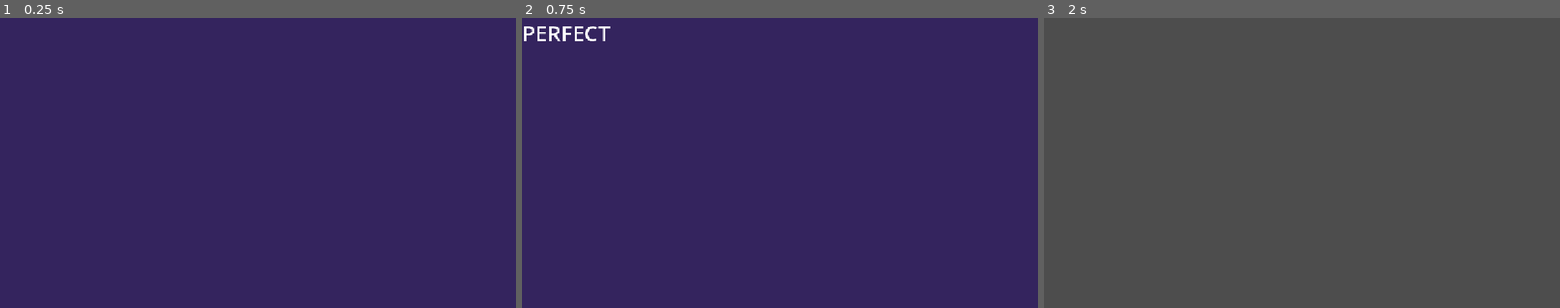
Above: before the commit, frames 1-3 (left to right).
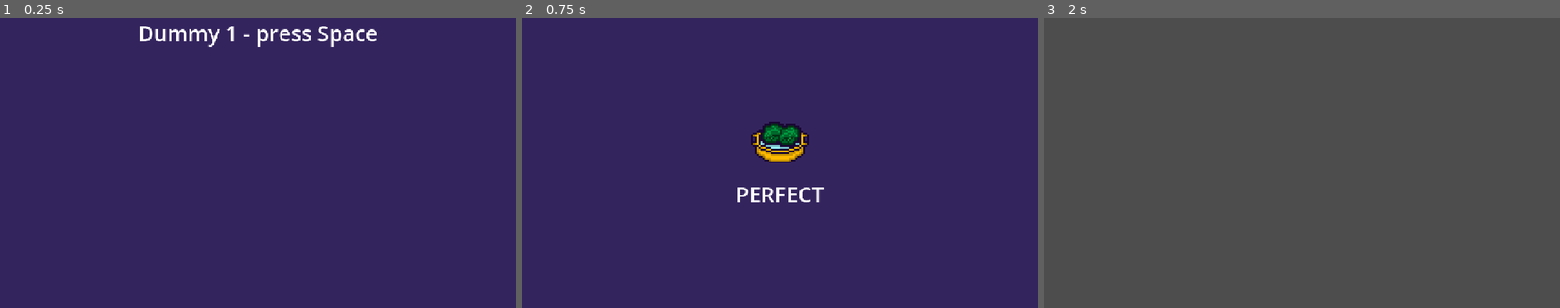
Above: after the commit, the same moments.

Repository: quack-pot/sword_and_sear
Game: Godot game, scene res://scenes/tests/scn_cooking_test.tscn
The game is run twice, just before and just after one commit, with the same random seed, the same clock (stepped at 60 frames per second) and the same inputs. The project has no main scene, so this scene is started directly.
Inputs (mouse positions are in pixels of both pictures, inside the frame that each line leads up to):
- Up to frame 1 (0.25 s): no input
- Up to frame 2 (0.75 s): tap Space (Cook) at 0.5 s; move the mouse to (893, 148) at 0.52 s; hold D (Right) from 0.53 s (still down); hold Space (Cook) from 0.53 s (still down); click (893, 148) at 0.67 s
- Up to frame 3 (2 s): release D (Right) at 1.25 s; release Space (Cook) at 1.25 s; drag from (1198, 177) to (1276, 221) at 1.27 s

The runs differ from the first frame. In frame 1, 1.0% of the frame differs, in the area x 27-73%, y 2-10%; in frame 2, 2.0%, in the area x 0-59%, y 2-64%; in frame 3, nothing differs.

Commit message:
checkpoint: mash step setup

Diff:
--- a/entities/cooking/cooking_minigame.tscn
+++ b/entities/cooking/cooking_minigame.tscn
@@ -47,6 +47,8 @@
 
 [node name="Grade" type="Label" parent="Result" unique_id=1213468722]
 layout_mode = 0
-offset_right = 40.0
-offset_bottom = 23.0
+offset_top = 360.0
+offset_right = 1152.0
+offset_bottom = 430.0
 theme_override_font_sizes/font_size = 48
+horizontal_alignment = 1
--- /dev/null
+++ b/entities/cooking/steps/mash_step.gd
@@ -0,0 +1,9 @@
+extends CookingStep
+
+@export var presses: int = 20
+@export var stages: int = 14
+@export var time_limit: float = 5.0
+
+@onready var head: Sprite2D = $Head
+@onready var leaf: Sprite2D = $Leaf
+@onready var time_Bar: ProgressBar = $TimeBar
--- /dev/null
+++ b/entities/cooking/steps/mash_step.tscn
@@ -0,0 +1,36 @@
+[gd_scene format=3 uid="uid://vi3dxf0t1mdv"]
+
+[ext_resource type="Texture2D" uid="uid://0ey8cdb4hy68" path="res://assets/art/Cabbage Thing/To_shreads_you_say.png" id="1_00oh3"]
+[ext_resource type="Script" uid="uid://bbypetsr4fjfd" path="res://entities/cooking/steps/mash_step.gd" id="1_5p4kx"]
+
+[node name="MashStep" type="Control" unique_id=1578428101]
+layout_mode = 3
+anchors_preset = 15
+anchor_right = 1.0
+anchor_bottom = 1.0
+grow_horizontal = 2
+grow_vertical = 2
+mouse_filter = 2
+script = ExtResource("1_5p4kx")
+
+[node name="Head" type="Sprite2D" parent="." unique_id=1068544353]
+position = Vector2(576, 300)
+scale = Vector2(4, 4)
+texture = ExtResource("1_00oh3")
+hframes = 17
+
+[node name="Leaf" type="Sprite2D" parent="." unique_id=1751804929]
+visible = false
+position = Vector2(576, 300)
+scale = Vector2(4, 4)
+texture = ExtResource("1_00oh3")
+hframes = 17
+frame = 15
+
+[node name="TimeBar" type="ProgressBar" parent="." unique_id=1409493926]
+layout_mode = 0
+offset_left = 376.0
+offset_top = 520.0
+offset_right = 776.0
+offset_bottom = 547.0
+show_percentage = false
--- a/scenes/tests/scn_cooking_test.tscn
+++ b/scenes/tests/scn_cooking_test.tscn
@@ -2,11 +2,21 @@
 
 [ext_resource type="PackedScene" uid="uid://18p8ou3ynbm4" path="res://entities/cooking/cooking_minigame.tscn" id="1_8l6k5"]
 [ext_resource type="Script" uid="uid://bltw88v5xx0sb" path="res://scripts/cooking/dummy_step.gd" id="2_ksadt"]
+[ext_resource type="Texture2D" uid="uid://bftgubbkhtcfx" path="res://assets/art/Cabbage Thing/Cabbage_Rolls.png" id="2_qoxl6"]
 
 [node name="CookingMinigame" unique_id=1442592822 instance=ExtResource("1_8l6k5")]
+dish_texture = ExtResource("2_qoxl6")
 
 [node name="Step1" type="Control" parent="Steps" parent_id_path=PackedInt32Array(117966849) index="0" unique_id=1273746078]
 anchors_preset = 0
 offset_right = 40.0
 offset_bottom = 40.0
 script = ExtResource("2_ksadt")
+prompt = "Dummy 1 - press Space"
+
+[node name="Step2" type="Control" parent="Steps" parent_id_path=PackedInt32Array(117966849) index="1" unique_id=1054370682]
+anchors_preset = 0
+offset_right = 40.0
+offset_bottom = 40.0
+script = ExtResource("2_ksadt")
+prompt = "Dummy 2 - press Space"
Binary file added: assets/art/Cabbage Thing/Cabbage_Pot.png
Not shown, added: assets/art/Cabbage Thing/Cabbage_Pot.png.import
Binary file added: assets/art/Cabbage Thing/Cabbage_Rolls.png
Not shown, added: assets/art/Cabbage Thing/Cabbage_Rolls.png.import
Not shown, added: entities/cooking/steps/mash_step.gd.uid
